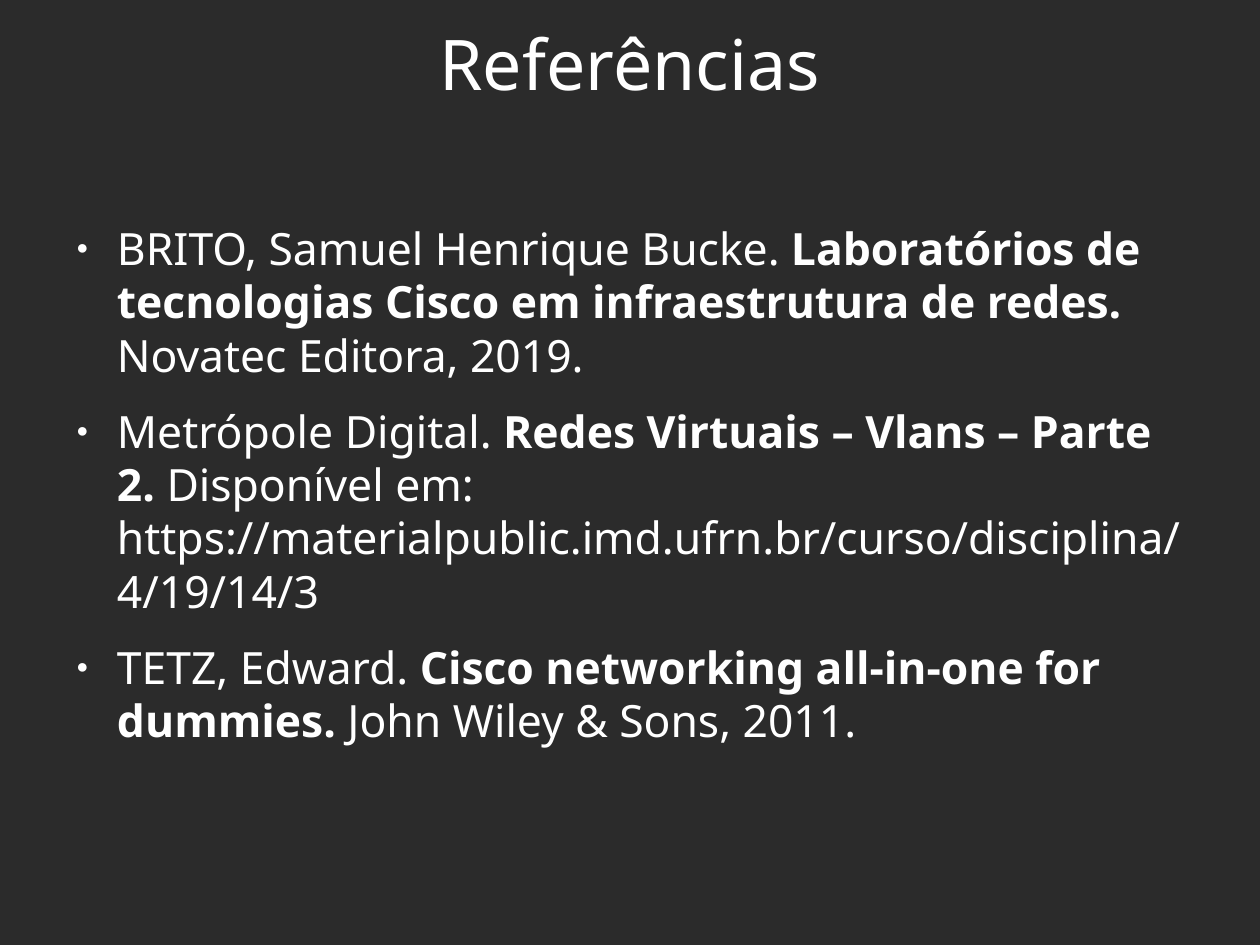
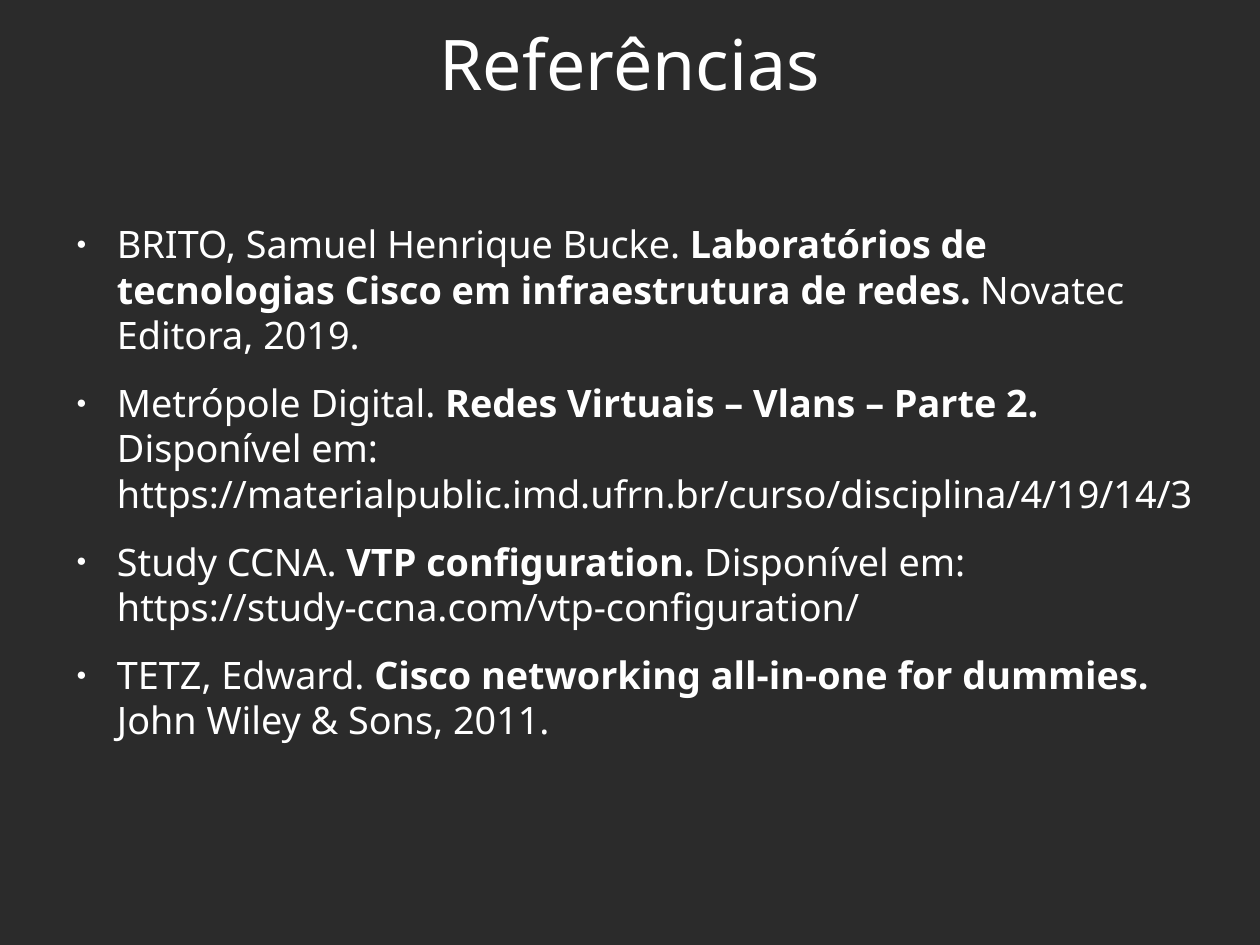
Before and after one commit to viniciusalveshax/aulas, a slide deck: slide 22 of redes-2/pdf08-vlan-switches/pdf08-vlan-switches.odp. Drawn at 1260x945 pixels with LibreOffice and Linux fonts; fonts in the diff are those of the drawing; background and template pictures are left out; a plain dark background stands for a picture behind light text. Boxes give left, top, right and bottom in pixels: in the first picture for what was removed or moved away, otherwise in the second. Text is boxed around its words. In the diff, an @@ line names an element or a change of style, - is before the commit and + after.

Commit message:
Adicionando mais uma referência

```diff
--- a/redes-2/pdf08-vlan-switches/pdf08-vlan-switches.odp
+++ b/redes-2/pdf08-vlan-switches/pdf08-vlan-switches.odp
@@ text at (x1=117, y1=229, x2=1192, y2=743): size 28 to 23.8 pt in "BRITO, Samuel Henrique Bucke. Laboratórios de tecnologias ...", "Metrópole Digital. Redes Virtuais – Vlans – ...", "TETZ, Edward. Cisco networking all-in-one for dummies. ..." @@
@@ text at (x1=117, y1=547, x2=966, y2=630): paragraph added @@
+● Study CCNA. VTP configuration. Disponível em: https://study-ccna.com/vtp-configuration/
```
Also in this commit, not shown: 1 other file.
